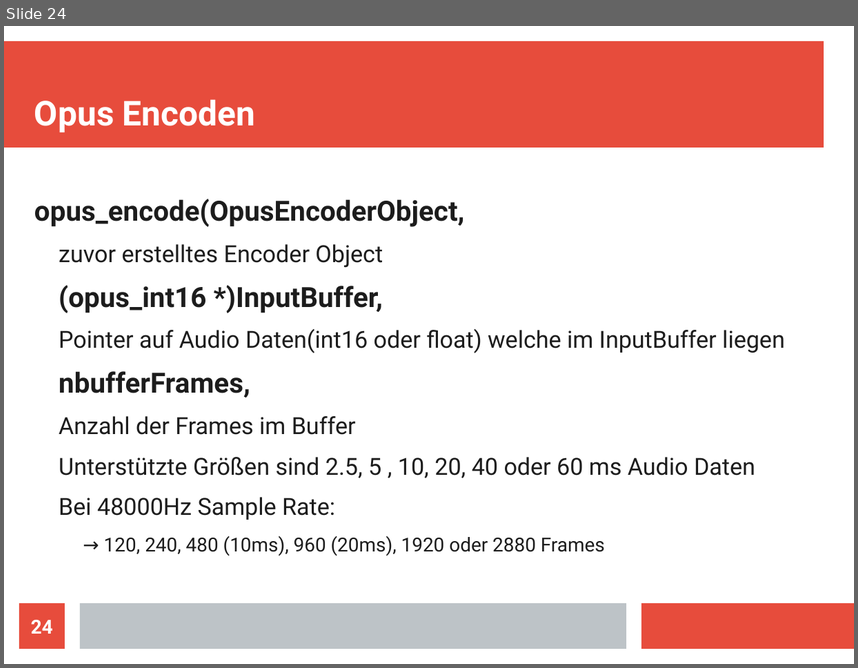
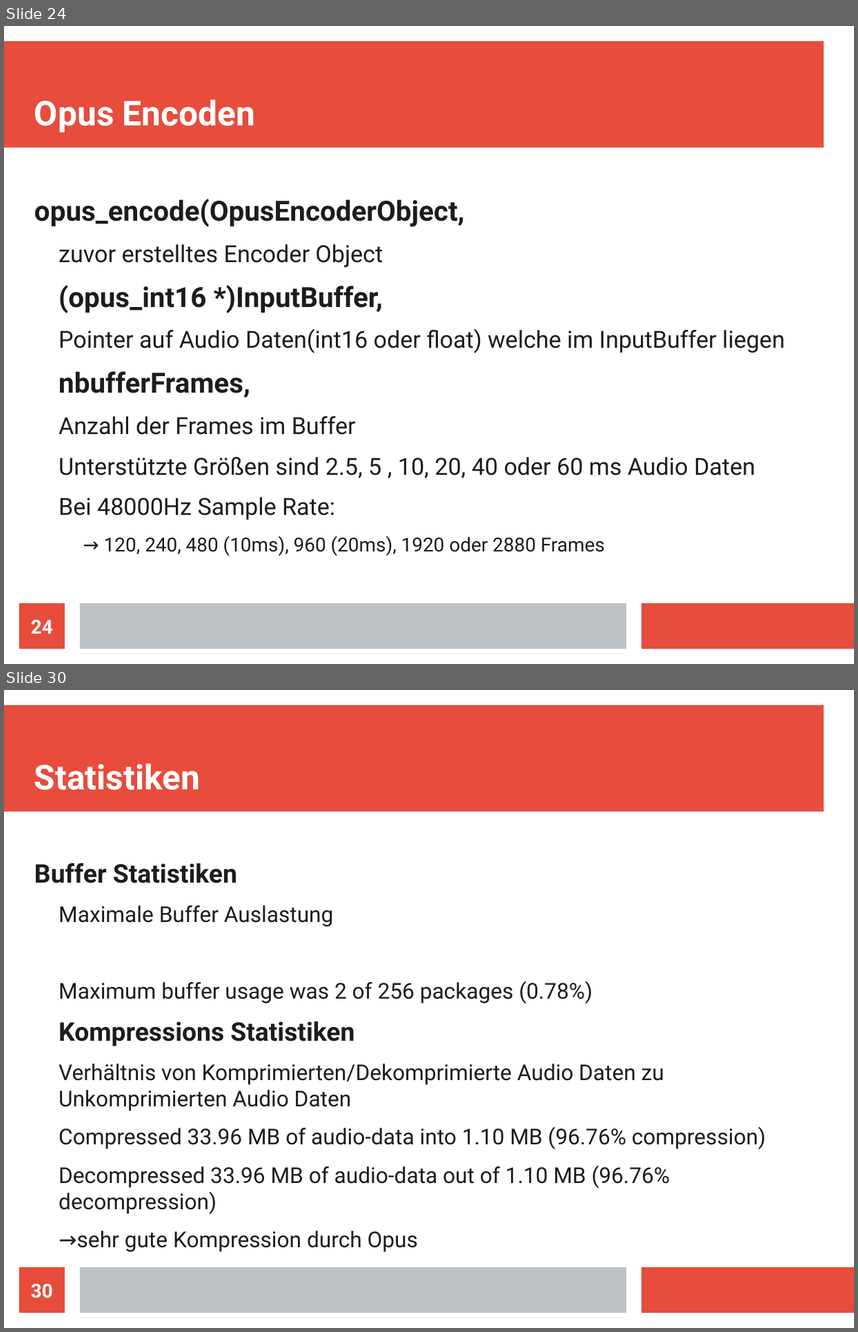
Before and after one commit to doe300/OHMComm, a slide deck: documents/OHMCommPres.odp. Shown one above the other, each under a label of ours: slide 24 before the commit, slides 24 and 30 after it; the slides between them are not shown. The pictures are 858x668 and 858x1332 pixels, drawn with LibreOffice and Linux fonts; fonts in the diff are those of the drawing. Boxes give left, top, right and bottom in pixels: in the first picture for what was removed or moved away, otherwise in the second. Text is boxed around its words. In the diff, an @@ line names an element or a change of style, - is before the commit and + after.

Commit message:
Updated Presentation
Added slides for opus decoder and statistics

```diff
--- a/documents/OHMCommPres.odp
+++ b/documents/OHMCommPres.odp
@@ slide 30 added at <box>4,690,854,1328</box>, background #FFFFFF; not listed: 3 template elements that a slide beside it also shows @@
@@ title added at <box>34,763,200,790</box>, 32 pt, text #FFFFFF, bold @@
+Statistiken
@@ text added at <box>34,862,766,1252</box>, 20.4 pt, text #1C1C1C @@
+Buffer Statistiken
+  Maximale Buffer Auslastung
+  Maximum buffer usage was 2 of 256 packages (0.78%)
+Kompressions Statistiken
+  Verhältnis von Komprimierten/Dekomprimierte Audio Daten zu Unkomprimierten Audio Daten
+  Compressed 33.96 MB of audio-data into 1.10 MB (96.76% compression)
+  Decompressed 33.96 MB of audio-data out of 1.10 MB (96.76% decompression)
+  →sehr gute Kompression durch Opus
@@ page number added at <box>19,1267,65,1312</box>, fill #E74C3C, 18 pt, text #FFFFFF, bold @@
+30
```
Also in this commit, not shown: 4 slides changed, 5 other slides added.
